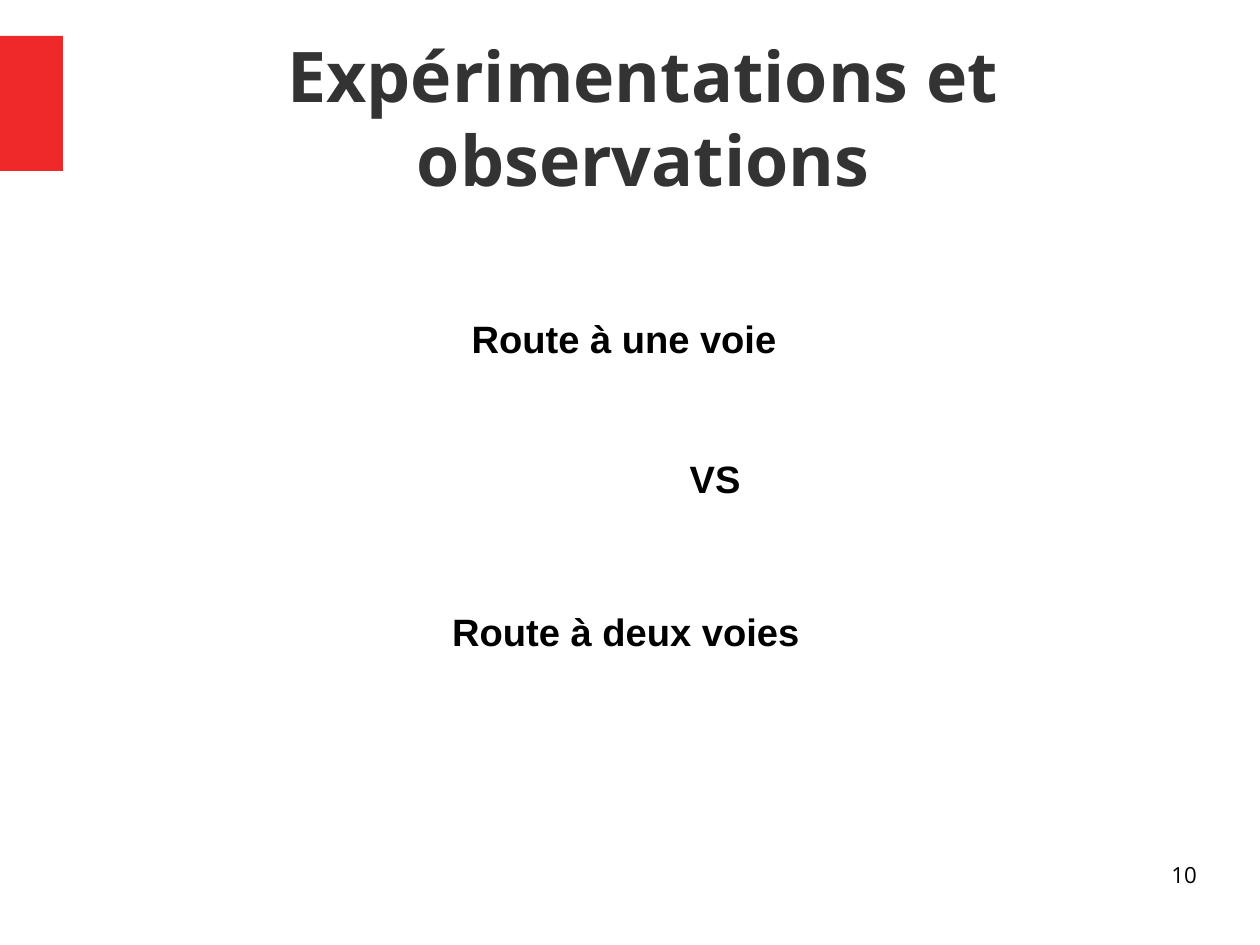
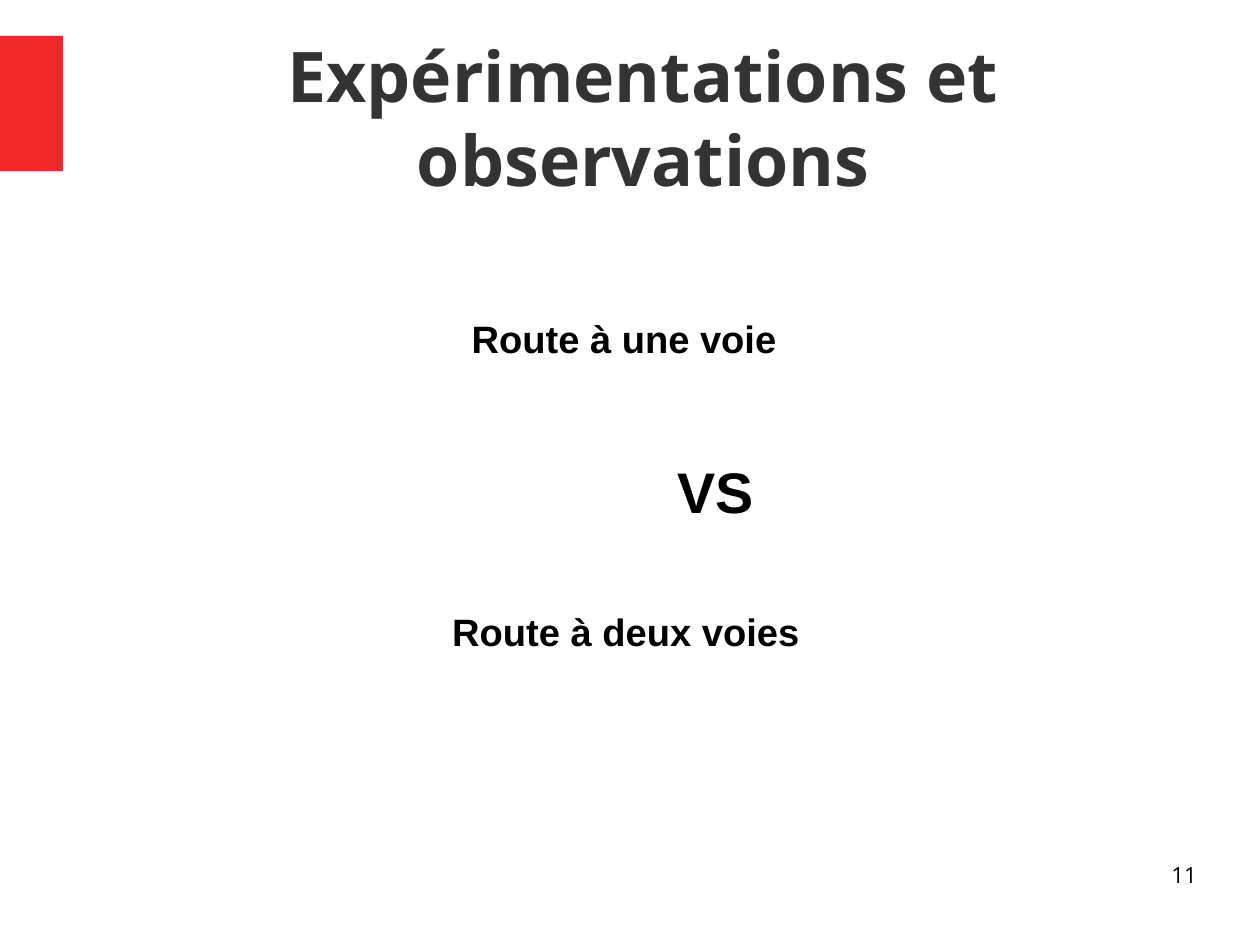
Before and after one commit to jugall/projet_are_final, a slide deck: slide 11 of Téléchargements/are.odp (slide 10 before the commit). Drawn at 1260x945 pixels with LibreOffice and Linux fonts; fonts in the diff are those of the drawing. Boxes give left, top, right and bottom in pixels: in the first picture for what was removed or moved away, otherwise in the second. Text is boxed around its words. In the diff, an @@ line names an element or a change of style, - is before the commit and + after.

```diff
--- a/Téléchargements/are.odp
+++ b/Téléchargements/are.odp
@@ text "VS" at <box>677,473,753,514</box>: size 24 to 36 pt @@
@@ page number at <box>1171,867,1196,883</box>: text changed @@
-10
+11
```
Also in this commit, not shown: 7 other slides changed, 3 slides added, 1 slide removed, 3 other files.
